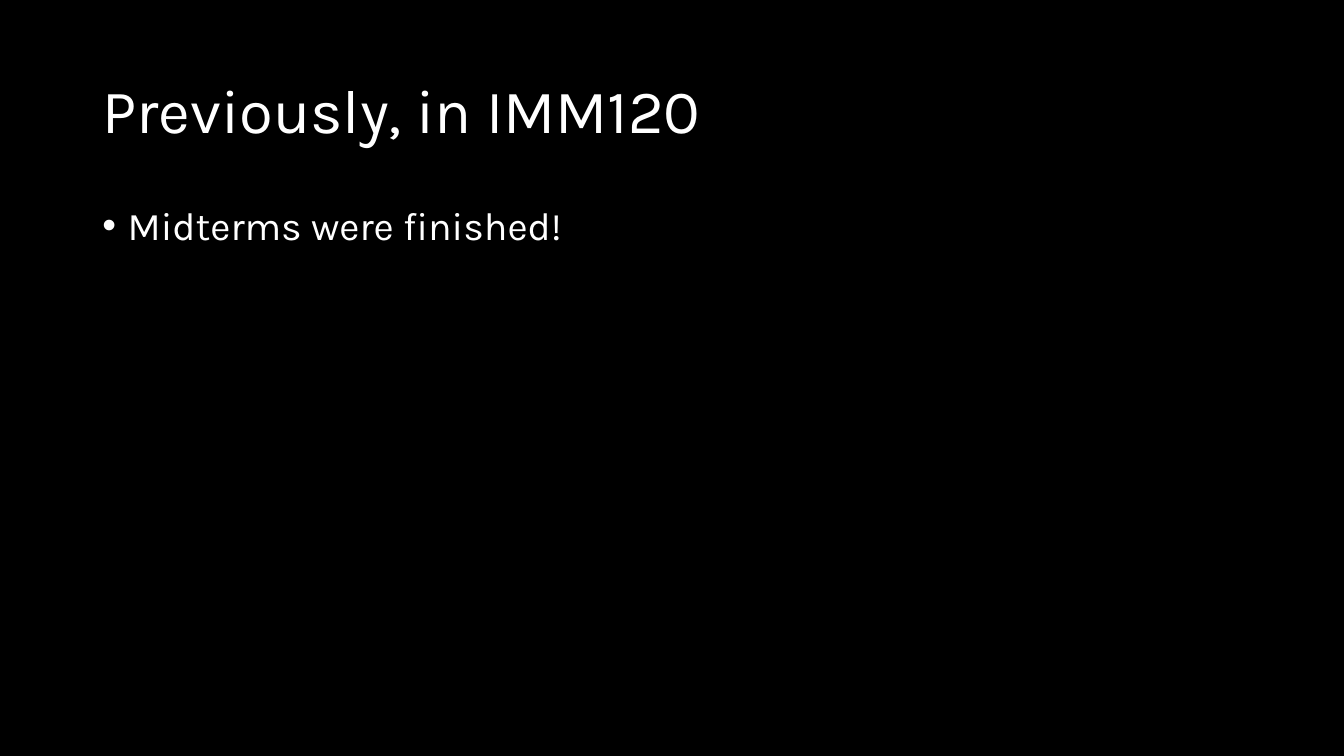
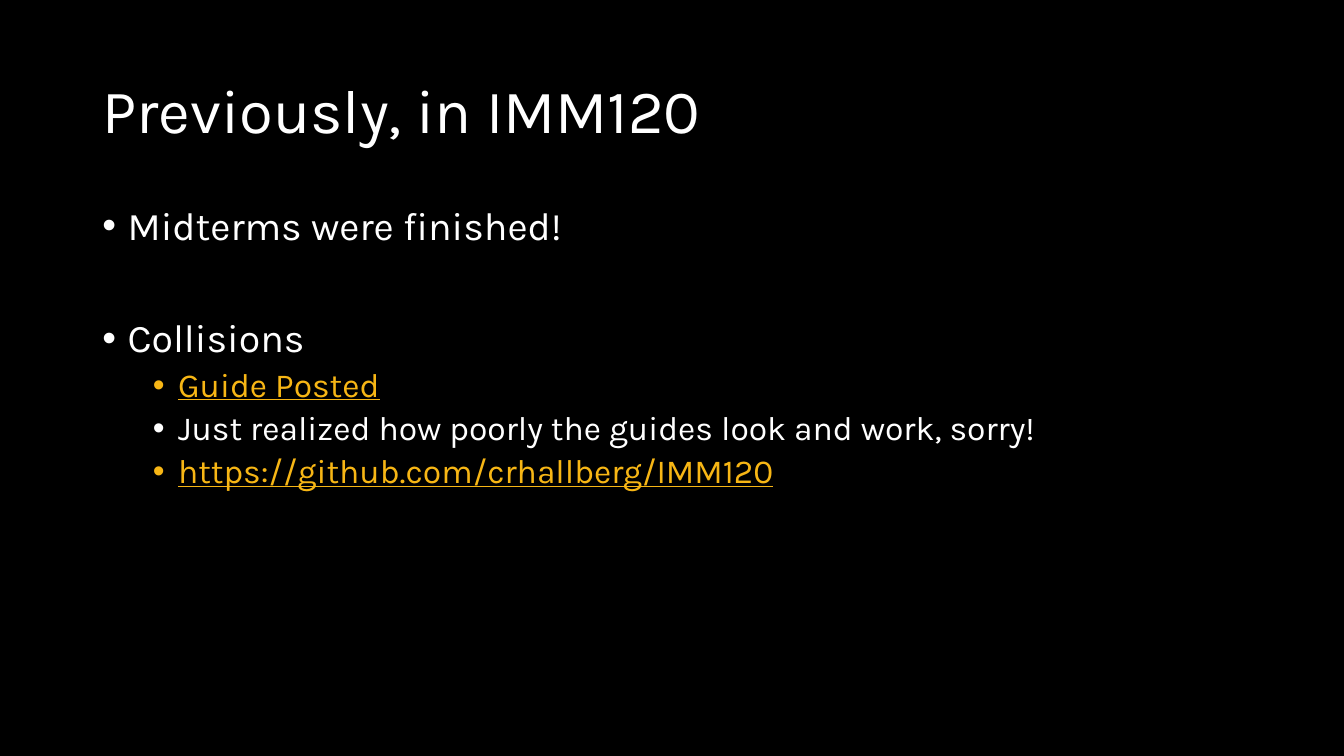
Before and after one commit to crhallberg/IMM120, a slide deck: slide 2 of Presentations/Class 8 - Oct 30.pptx. Drawn at 1344x756 pixels with LibreOffice and Linux fonts; fonts in the diff are those of the drawing. Boxes give left, top, right and bottom in pixels: in the first picture for what was removed or moved away, otherwise in the second. Text is boxed around its words. In the diff, an @@ line names an element or a change of style, - is before the commit and + after.

```diff
--- a/Presentations/Class 8 - Oct 30.pptx
+++ b/Presentations/Class 8 - Oct 30.pptx
@@ text at box(128, 325, 1035, 492): paragraphs added @@
+• Collisions
+  • Guide Posted
+  • Just realized how poorly the guides look and work, sorry!
+  • https://github.com/crhallberg/IMM120
```
Also in this commit, not shown: 6 other files.
